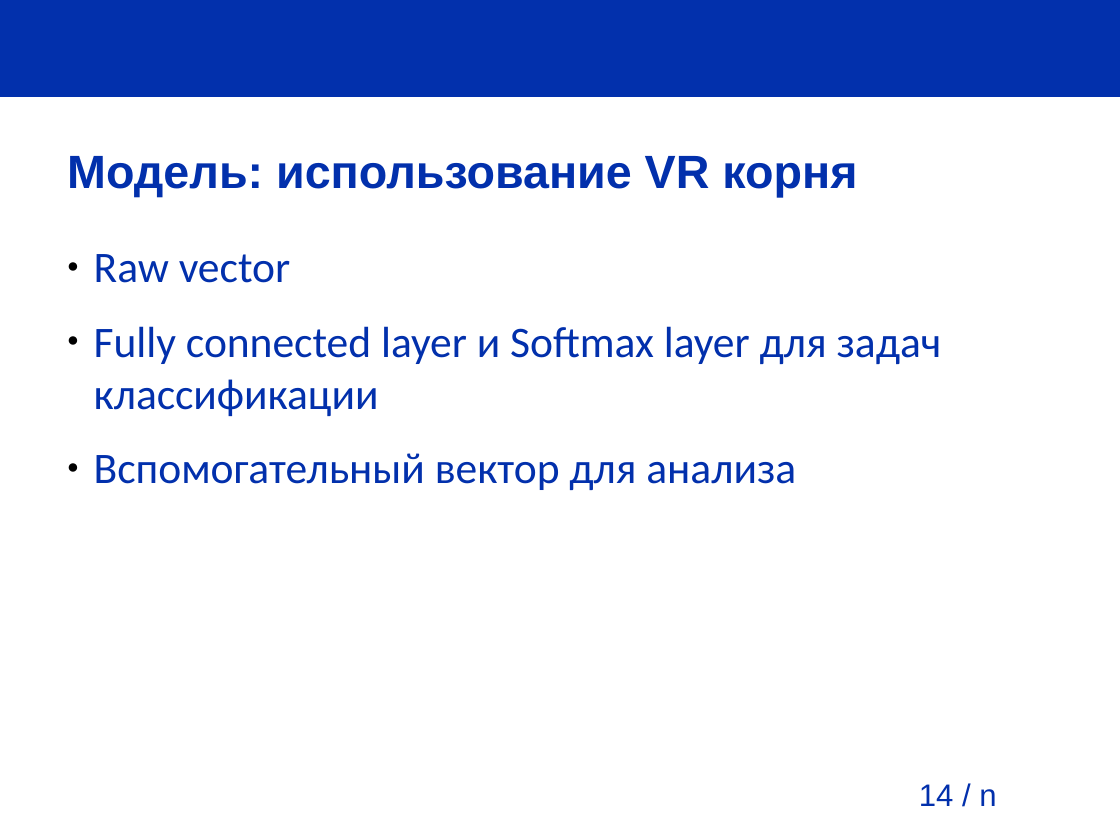
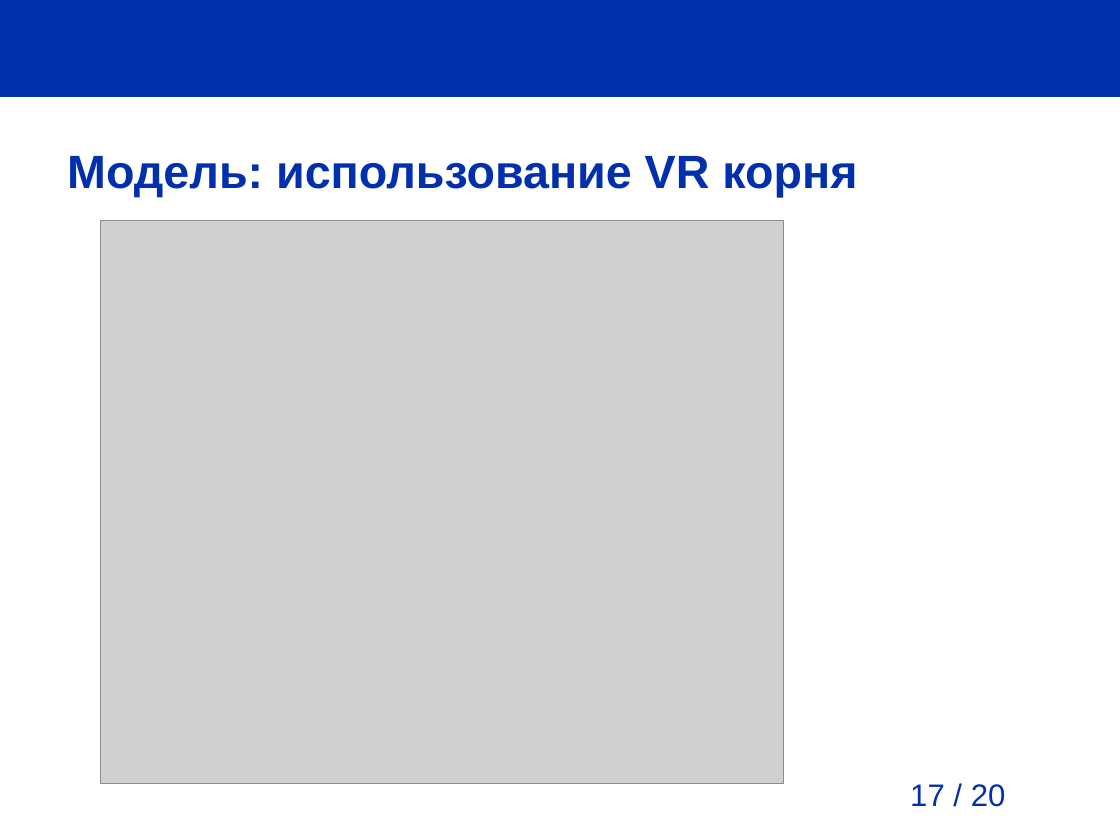
Before and after one commit to pva701/bachelor-thesis, a slide deck: slide 17 of presentation/presentation.odp (slide 14 before the commit). Drawn at 1120x840 pixels with LibreOffice and Linux fonts; fonts in the diff are those of the drawing; grey boxes stand for pictures; background and template pictures are left out. Boxes give left, top, right and bottom in pixels: in the first picture for what was removed or moved away, otherwise in the second. Text is boxed around its words. In the diff, an @@ line names an element or a change of style, - is before the commit and + after.

```diff
--- a/presentation/presentation.odp
+++ b/presentation/presentation.odp
@@ picture added at bbox=[101, 221, 784, 784] @@
@@ text removed at bbox=[94, 254, 942, 490] @@
-● Raw vector
-● Fully connected layer и Softmax layer для задач классификации
-● Вспомогательный вектор для анализа
@@ page number at bbox=[910, 784, 1006, 807]: text changed @@
-14 / n
+17 / 20
```
Also in this commit, not shown: 12 other slides changed, 4 slides added, 1 slide removed, 13 other files.
